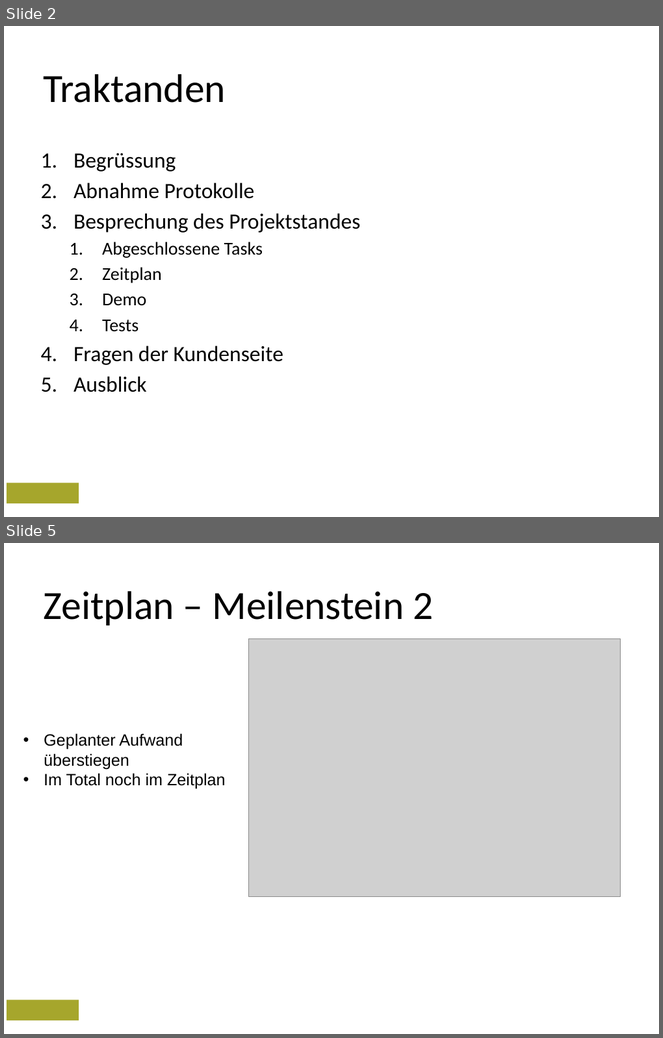
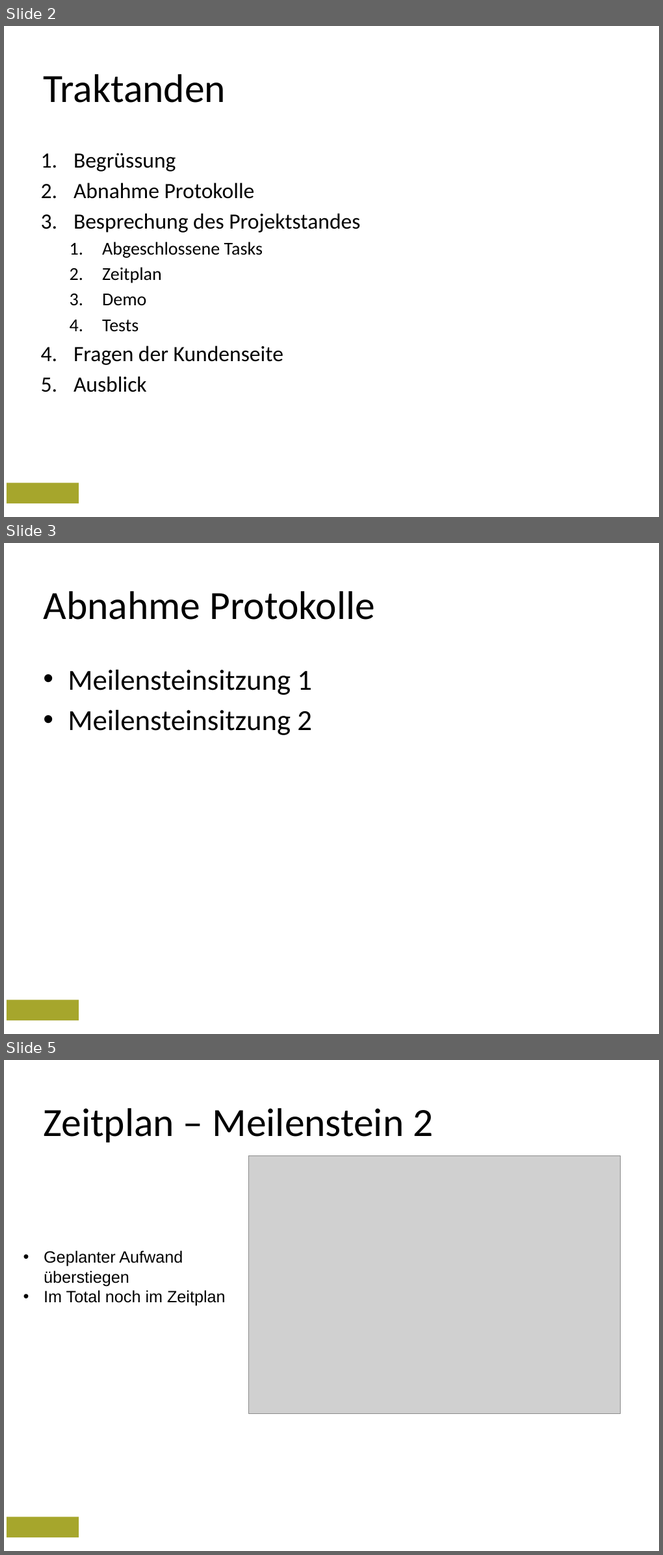
Before and after one commit to hsrdnguyen/PSIT2, a slide deck: documents/00_Sitzungen/Meilenstein_3/Meilenstein_3.pptx. Shown one above the other, each under a label of ours: slides 2 and 5 before the commit, slides 2, 3 and 5 after it; the slides between them are not shown. The pictures are 663x1038 and 663x1555 pixels, drawn with LibreOffice and Linux fonts; fonts in the diff are those of the drawing; grey boxes stand for pictures; background and template pictures are left out. Boxes give left, top, right and bottom in pixels: in the first picture for what was removed or moved away, otherwise in the second. Text is boxed around its words. In the diff, an @@ line names an element or a change of style, - is before the commit and + after.

Commit message:
Meilensteinsitzung vorbereiten #68

```diff
--- a/documents/00_Sitzungen/Meilenstein_3/Meilenstein_3.pptx
+++ b/documents/00_Sitzungen/Meilenstein_3/Meilenstein_3.pptx
@@ slide 3 added at (4, 543, 659, 1034), background picture (left out); not listed: 1 template element that a slide beside it also shows @@
@@ title added at (43, 591, 374, 620), 44 pt, text #000000 @@
+Abnahme Protokolle
@@ text added at (68, 670, 312, 735), 32 pt, text #000000 @@
+• Meilensteinsitzung 1
+• Meilensteinsitzung 2
```
Also in this commit, not shown: 2 slides changed, 2 other slides added, 2 slides removed, 8 other files.
